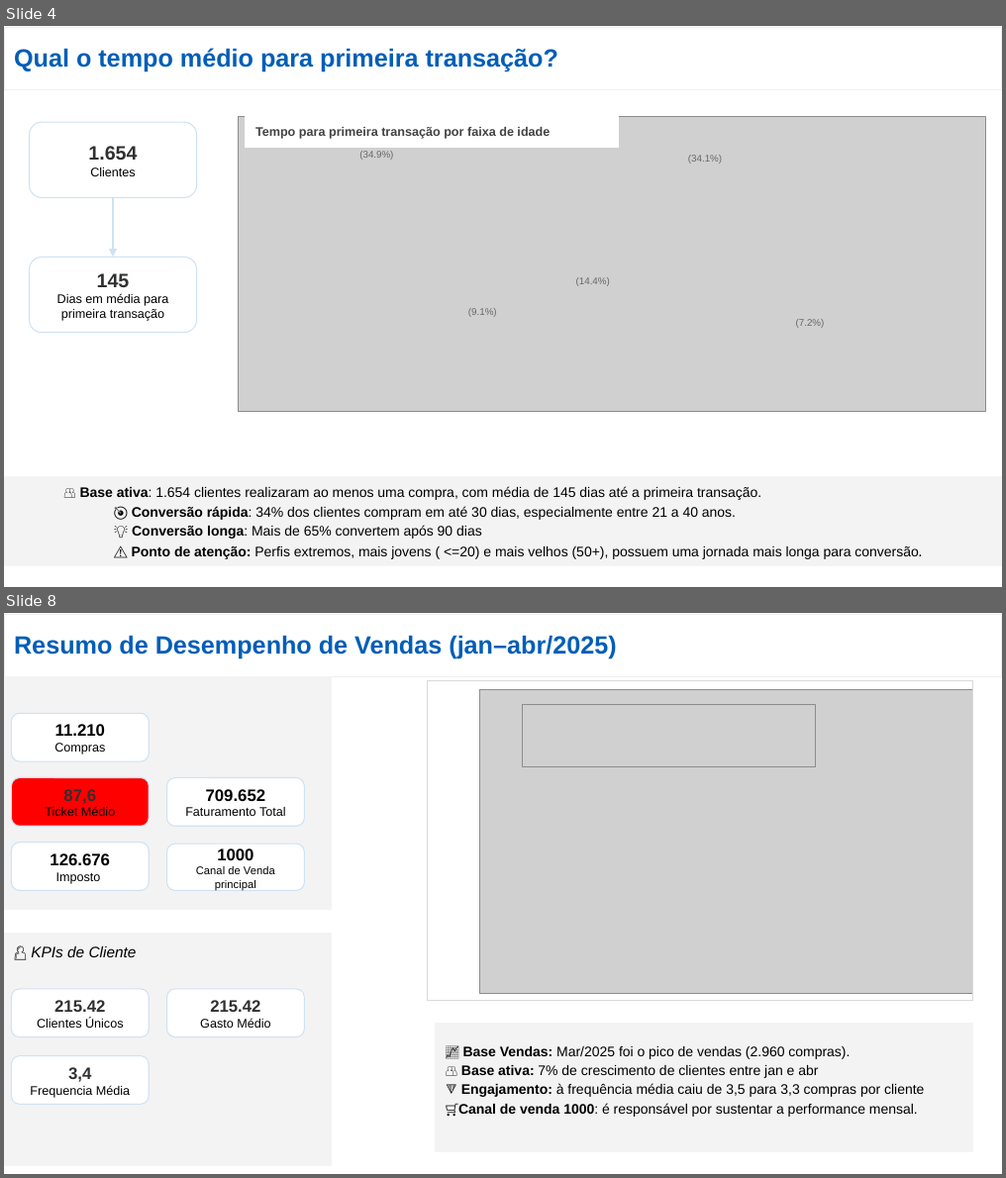
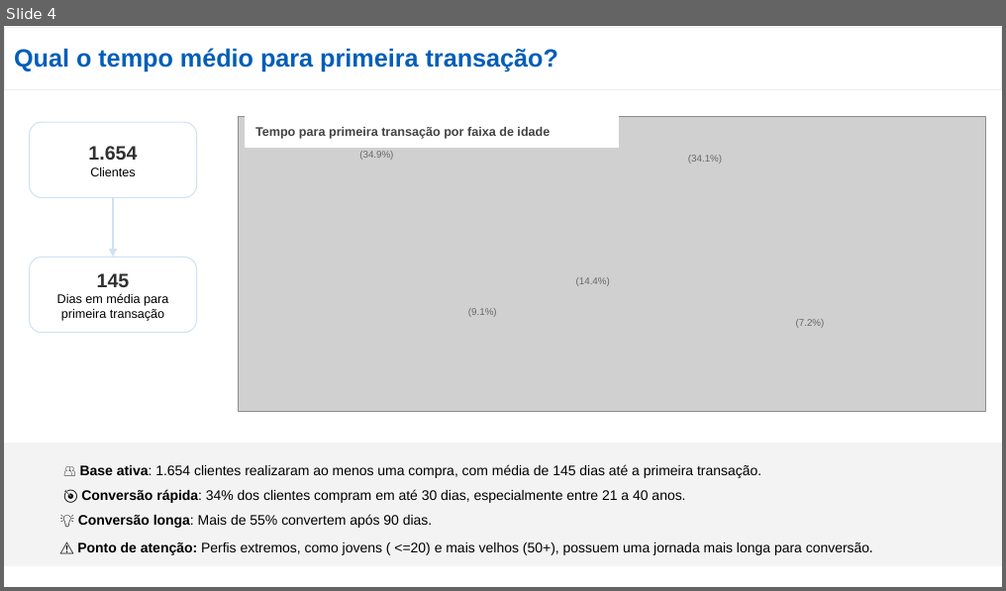
Before and after one commit to siads/projeto_git, a slide deck: Untitled presentation.pptx. Shown one above the other, each under a label of ours: slides 4 and 8 before the commit, slide 4 after it; the slides between them are not shown. The pictures are 1006x1178 and 1006x591 pixels, drawn with LibreOffice and Linux fonts; fonts in the diff are those of the drawing; grey boxes stand for pictures. Boxes give left, top, right and bottom in pixels: in the first picture for what was removed or moved away, otherwise in the second. Text is boxed around its words. In the diff, an @@ line names an element or a change of style, - is before the commit and + after.

```diff
--- a/Untitled presentation.pptx
+++ b/Untitled presentation.pptx
@@ slide 8 removed at (x1=4, y1=613, x2=1002, y2=1174), background #FFFFFF @@
@@ title removed at (x1=4, y1=614, x2=1002, y2=677) @@
-Resumo de Desempenho de Vendas (jan–abr/2025)
@@ rectangle removed at (x1=4, y1=677, x2=332, y2=909) @@
@@ rectangle removed at (x1=427, y1=681, x2=973, y2=1000) @@
@@ picture removed at (x1=480, y1=690, x2=973, y2=993) @@
@@ rounded rectangle removed at (x1=11, y1=714, x2=149, y2=761) @@
-11.210
-Compras
@@ picture removed at (x1=522, y1=705, x2=816, y2=767) @@
@@ rounded rectangle removed at (x1=11, y1=777, x2=149, y2=826) @@
-87,6
-Ticket Médio
@@ rounded rectangle removed at (x1=166, y1=777, x2=304, y2=826) @@
-709.652
-Faturamento Total
@@ rounded rectangle removed at (x1=11, y1=843, x2=149, y2=890) @@
-126.676
-Imposto
@@ rounded rectangle removed at (x1=166, y1=844, x2=304, y2=890) @@
-1000
-Canal de Venda principal
@@ rectangle removed at (x1=4, y1=934, x2=332, y2=1165) @@
@@ text removed at (x1=31, y1=947, x2=137, y2=958) @@
-👤 KPIs de Cliente
@@ rounded rectangle removed at (x1=11, y1=989, x2=149, y2=1037) @@
-215.42
-Clientes Únicos
@@ rounded rectangle removed at (x1=166, y1=989, x2=304, y2=1037) @@
-215.42
-Gasto Médio
@@ rectangle removed at (x1=435, y1=1024, x2=973, y2=1153) @@
-📈 Base Vendas: Mar/2025 foi o pico de vendas (2.960 compras).
-👥 Base ativa: 7% de crescimento de clientes entre jan e abr
-🔻 Engajamento: à frequência média caiu de 3,5 para 3,3 compras por cliente
-🛒Canal de venda 1000: é responsável por sustentar a performance mensal.
@@ rounded rectangle removed at (x1=11, y1=1057, x2=149, y2=1104) @@
-3,4
-Frequencia Média
@@ slide 4 changed as well @@
@@ rectangle "👥 Base ativa: 1.654 clientes ..." resized from (x1=4, y1=476, x2=1002, y2=565) to (x1=4, y1=444, x2=1002, y2=566) @@
@@ text in rectangle at (x1=80, y1=465, x2=761, y2=503): line spacing 1.15 to 1.5 @@
@@ text in rectangle at (x1=60, y1=514, x2=869, y2=556): text changed @@
-💡 Conversão longa: Mais de 65% convertem após 90 dias
-⚠️ Ponto de atenção: Perfis extremos, mais jovens ( <=20) e mais velhos (50+), possuem uma jornada mais longa para conversão.
+💡 Conversão longa: Mais de 55% convertem após 90 dias.
+⚠️ Ponto de atenção: Perfis extremos, como jovens ( <=20) e mais velhos (50+), possuem uma jornada mais longa para conversão.
```
Also in this commit, not shown: 5 other slides changed, 1 slide added, 2 other slides removed, 1 other file.
